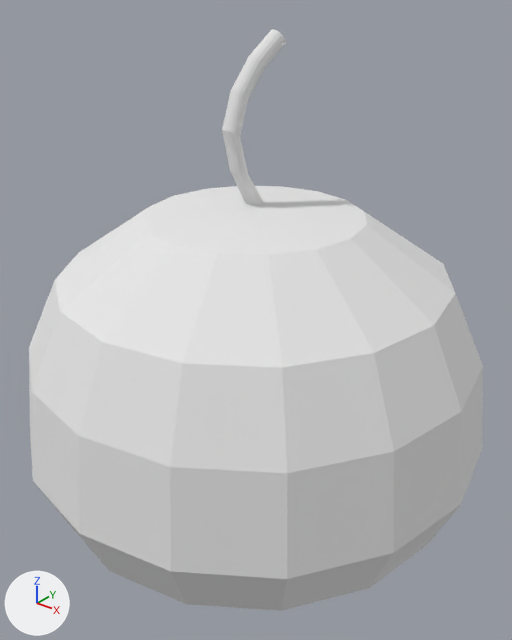
Renders of the Blender file House builder/Assets/Models/Furniture/Apple.blend from each side of a commit.
The view is the same before and after, from a 50 mm camera at (1.459, -1.814, 1.535) aimed at (0.0, 0.01, 0.405). Arrows for +X, +Y and +Z are at lower left; the lights stay in place.
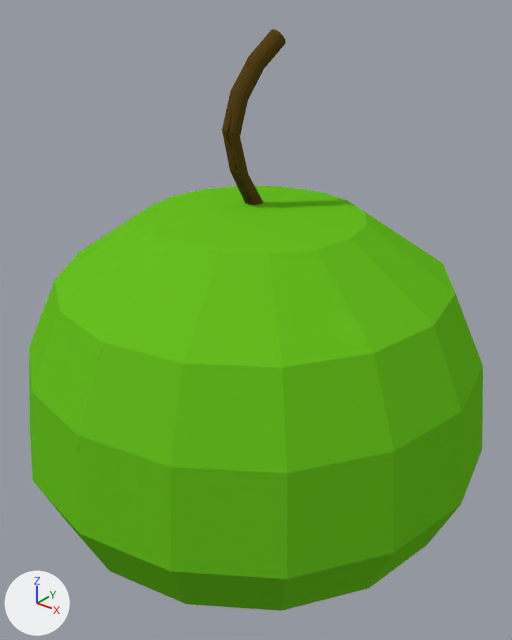
The change in detail:
Picture 'Apple_texture' (img_apple_texture) is new.
In material 'Material_apple' (mat_material_apple), base_color is no longer (0.8, 0.8, 0.8), white #e7e7e7.
In material 'Material_apple' (mat_material_apple), texture is now set to img_apple_texture.
me_sphere has 210 vertices, 224 faces and spans x -0.85..0.85, y -0.85..0.85, z -0.73..1.67.
me_sphere is used by ob_sphere; location (0.0, 0.0, 0.0); scale (1.0, 1.0, 0.828).
me_sphere part 1: texture (UV) coordinates of 224 of 224 faces, centred in x -0.8..0.8, y -0.8..0.8, z -0.66..1.67, changed; they spanned u 0.0..1.0, v 0.0..1.0 and now span u 0.1..0.95, v 0.05..0.9.

What differs and where, as boxes (x1, y1, x2, y2) in the pictures (512 x 640 px):
'Sphere', surface changed (white to green): (29, 29, 483, 611) in both
